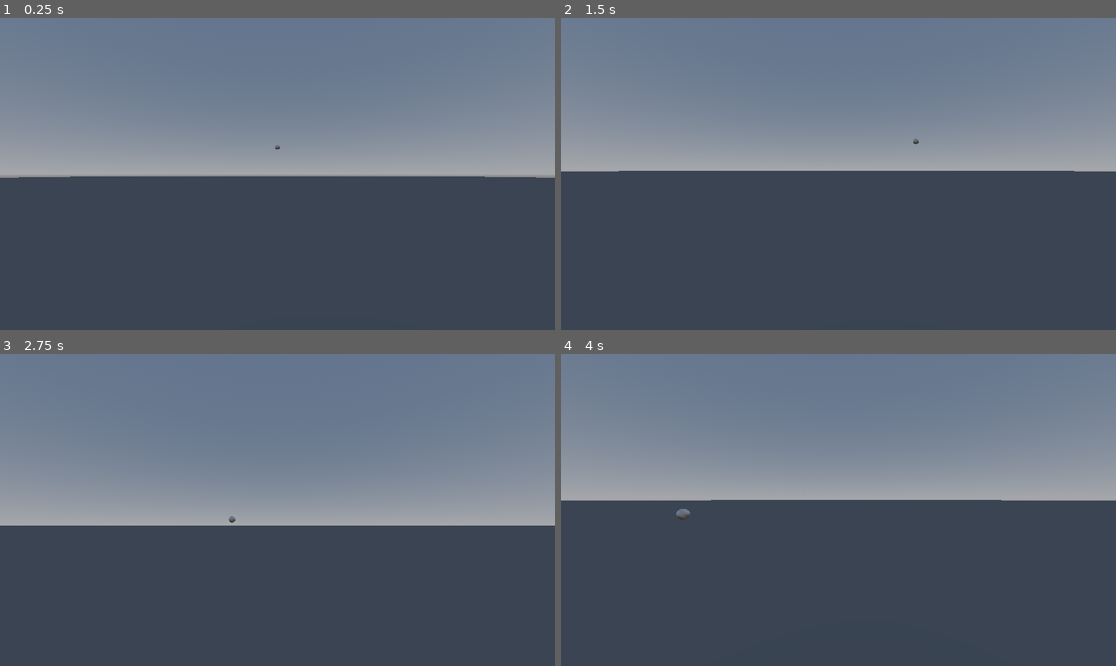
Above: before the commit, frames 1-4 (two rows, left to right).
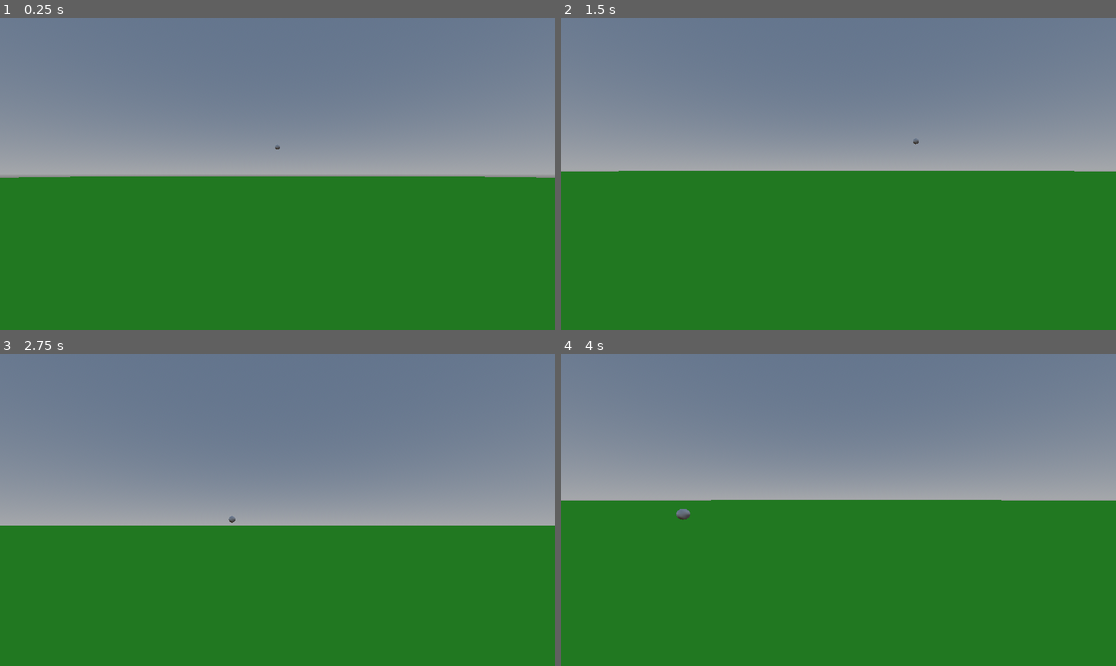
Above: after the commit, the same moments.

Repository: tajsDev/cleanser
Game: Godot game, scene res://Levels/level_one.tscn
The game is run twice, just before and just after one commit, with the same random seed, the same clock (stepped at 60 frames per second) and the same inputs.
Inputs (mouse positions are in pixels of both pictures, inside the frame that each line leads up to):
- Up to frame 1 (0.25 s): no input
- Up to frame 2 (1.5 s): tap Enter (ui_accept) at 0.5, 0.77, 1.25 s; move the mouse to (866, 174) at 0.52 s; hold Up (ui_up) from 0.53 s (still down); move the mouse to (810, 174) at 1.27 s
- Up to frame 3 (2.75 s): keep holding Up (ui_up); tap Enter (ui_accept) at 1.52, 2 s; move the mouse to (288, 503) at 2.02 s
- Up to frame 4 (4 s): keep holding Up (ui_up); tap Enter (ui_accept) at 2.75, 3.02, 3.77 s; move the mouse to (832, 516) at 2.77 s; move the mouse to (877, 513) at 3.52 s

The runs differ from the first frame. In frame 1, 49% of the frame differs, in the area x 0-100%, y 50-100%; in frame 2, 51%; in frame 3, 45%; in frame 4, 53%, in the area x 0-100%, y 46-100%.

Commit message:
added health system

Diff:
--- a/Enemies/villager.tscn
+++ b/Enemies/villager.tscn
@@ -24,6 +24,8 @@
 avoidance_enabled = true
 
 [node name="Area3D" type="Area3D" parent="."]
+collision_layer = 16
+collision_mask = 16
 
 [node name="CollisionShape3D" type="CollisionShape3D" parent="Area3D"]
 shape = SubResource("SphereShape3D_mjfsd")
--- a/Levels/level_one.tscn
+++ b/Levels/level_one.tscn
@@ -8,7 +8,11 @@
 vertices = PackedVector3Array(-49.5, -326.191, -49.5, -49.5, -326.191, 49.5, 49.5, -326.191, 49.5, 49.5, -326.191, -49.5)
 polygons = [PackedInt32Array(3, 2, 0), PackedInt32Array(0, 2, 1)]
 
+[sub_resource type="StandardMaterial3D" id="StandardMaterial3D_6e4mi"]
+albedo_color = Color(0.34902, 1, 0.227451, 1)
+
 [sub_resource type="BoxMesh" id="BoxMesh_h4xos"]
+material = SubResource("StandardMaterial3D_6e4mi")
 
 [sub_resource type="BoxShape3D" id="BoxShape3D_t0lig"]
 
--- /dev/null
+++ b/Scripts/health_manager.gd
@@ -0,0 +1,36 @@
+extends Node3D
+
+signal dead
+signal hurts
+signal healed
+signal health_changed
+signal gibbed
+
+@export var max_health = 100
+var cur_health = 1
+
+func _ready():
+	init()
+
+func init():
+	cur_health = max_health
+	emit_signal("health_changed", cur_health)
+
+func hurt(damage: int, dir: Vector3):
+	if cur_health <= 0:
+		return
+	cur_health -= damage
+	if cur_health <= 0:
+		emit_signal("dead")
+	else:
+		emit_signal("hurt")
+	emit_signal("health_changed")
+
+func heal(amount: int):
+	if cur_health <= 0:
+		return
+	cur_health += amount
+	if cur_health > max_health:
+		cur_health = max_health
+	emit_signal("healed")
+	emit_signal("health_changed")
Not shown: 1 places in Levels/level_one.tscn that only renumber resources
